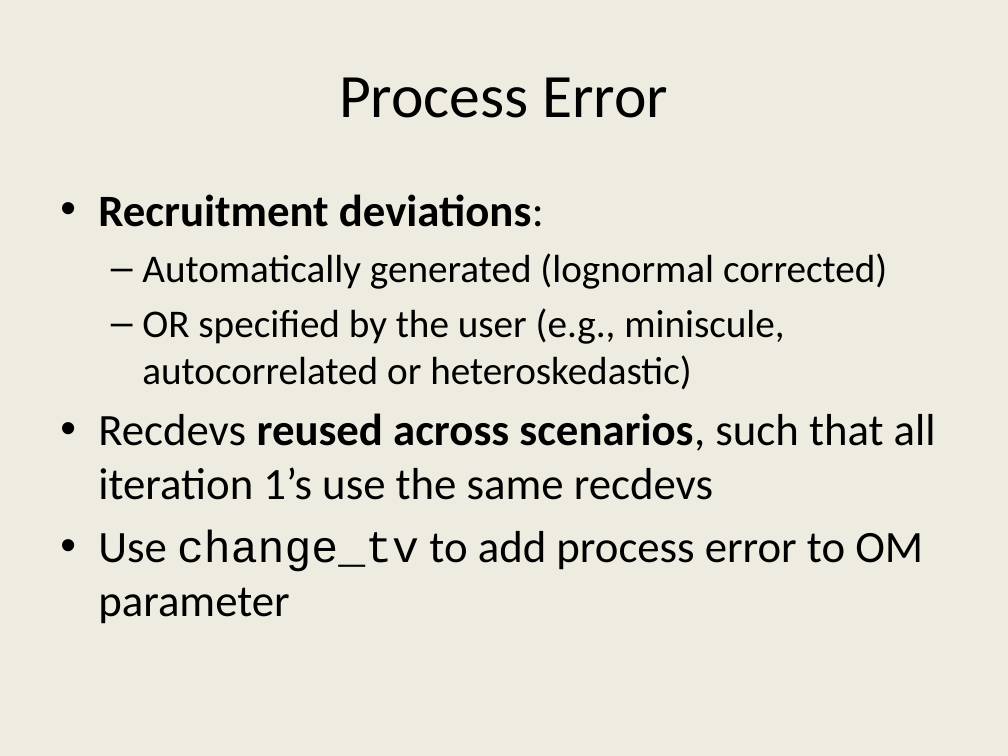
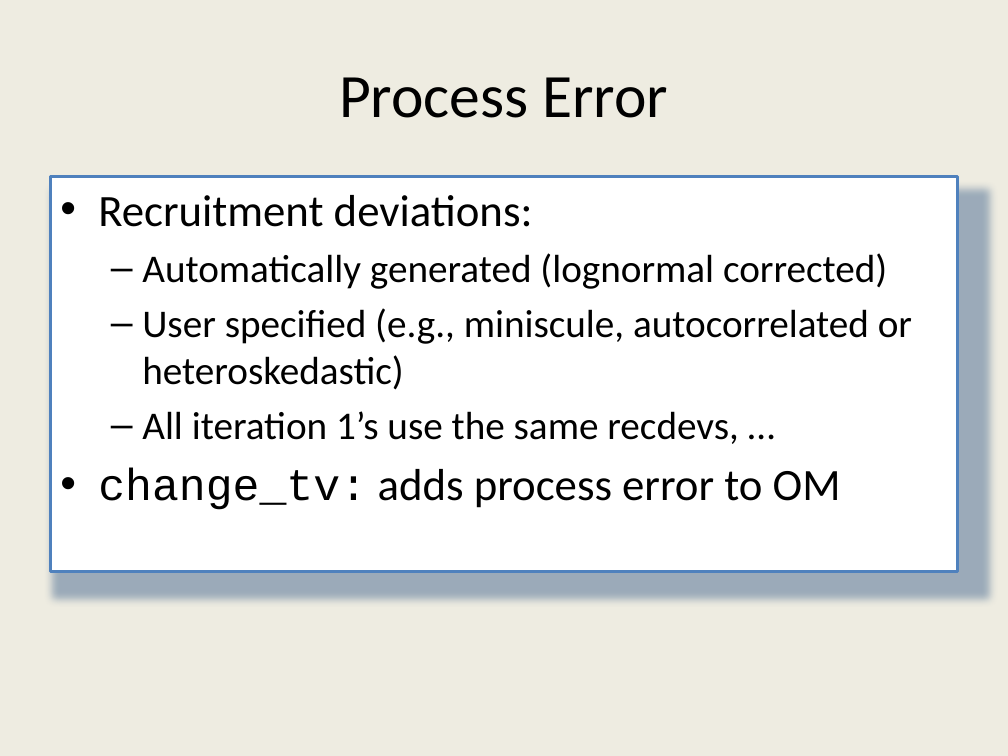
Before and after one commit to ss3sim/workshop, a slide deck: slide 26 of ss3sim_workshop.pptx (slide 22 before the commit). Drawn at 1008x756 pixels with LibreOffice and Linux fonts; fonts in the diff are those of the drawing. Boxes give left, top, right and bottom in pixels: in the first picture for what was removed or moved away, otherwise in the second. Text is boxed around its words. In the diff, an @@ line names an element or a change of style, - is before the commit and + after.

```diff
--- a/ss3sim_workshop.pptx
+++ b/ss3sim_workshop.pptx
@@ text "Recruitment deviations:": place and size @@
-text "Recruitment deviations:" at [98,194,936,624]
+text "Recruitment deviations:" at [50,176,958,572]
@@ text "Recruitment deviations:" at [50,176,958,572]: fill none to #FFFFFF; outline none to #4F81BD 2 pt; shadow on @@
@@ text at [98,195,533,227]: bold off in "Recruitment deviations:" @@
@@ text at [98,308,912,510]: text changed; size 32 to 28 pt @@
-  – OR specified by the user (e.g., miniscule, autocorrelated or heteroskedastic)
-• Recdevs reused across scenarios, such that all iteration 1’s use the same recdevs
-• Use change_tv to add process error to OM parameter
+  – User specified (e.g., miniscule, autocorrelated or heteroskedastic)
+  – All iteration 1’s use the same recdevs, …
+• change_tv: adds process error to OM
```
Also in this commit, not shown: 25 other slides changed, 5 slides added, 2 slides removed.
